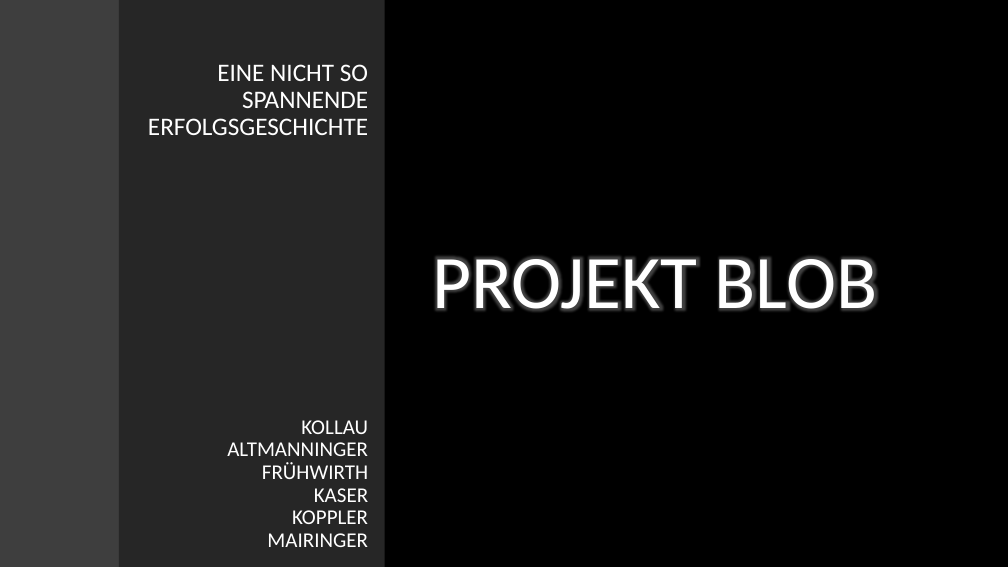
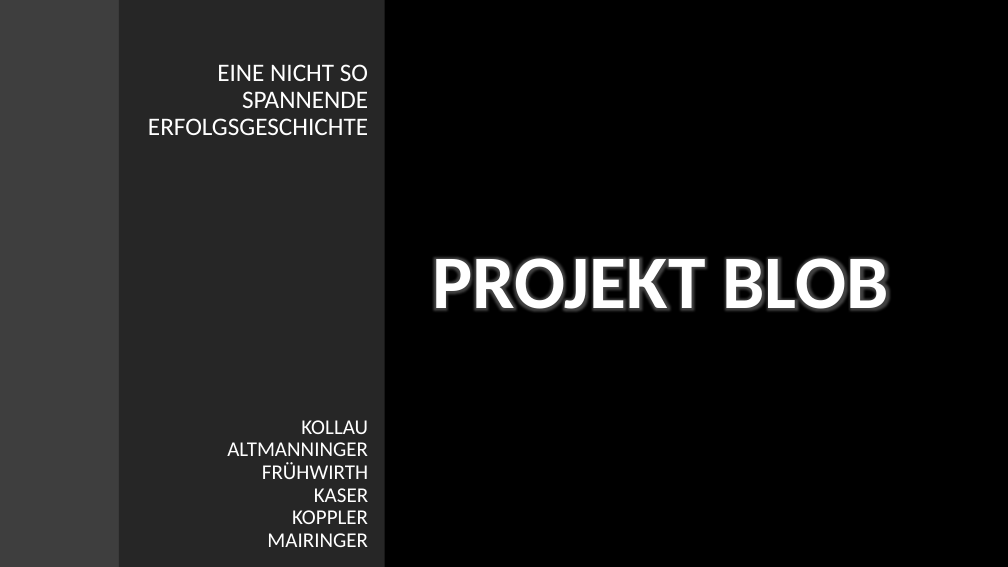
Before and after one commit to sevsev9/blob, a slide deck: slide 1 of PR-Folder/Projekt_blob_präsentation.pptx. Drawn at 1008x567 pixels with LibreOffice and Linux fonts; fonts in the diff are those of the drawing; background and template pictures are left out. Boxes give left, top, right and bottom in pixels: in the first picture for what was removed or moved away, otherwise in the second. Text is boxed around its words. In the diff, an @@ line names an element or a change of style, - is before the commit and + after.

```diff
--- a/PR-Folder/Projekt_blob_präsentation.pptx
+++ b/PR-Folder/Projekt_blob_präsentation.pptx
@@ title "PROJEKT BLOB" at box(432, 258, 889, 310): bold on @@
```
Also in this commit, not shown: 3 other slides changed, 1 slide added.
